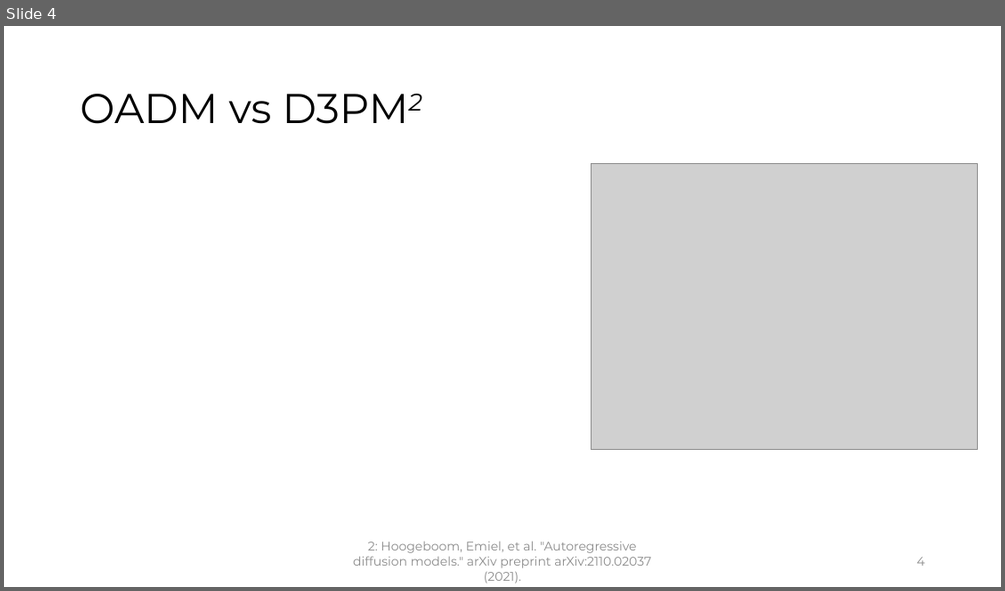
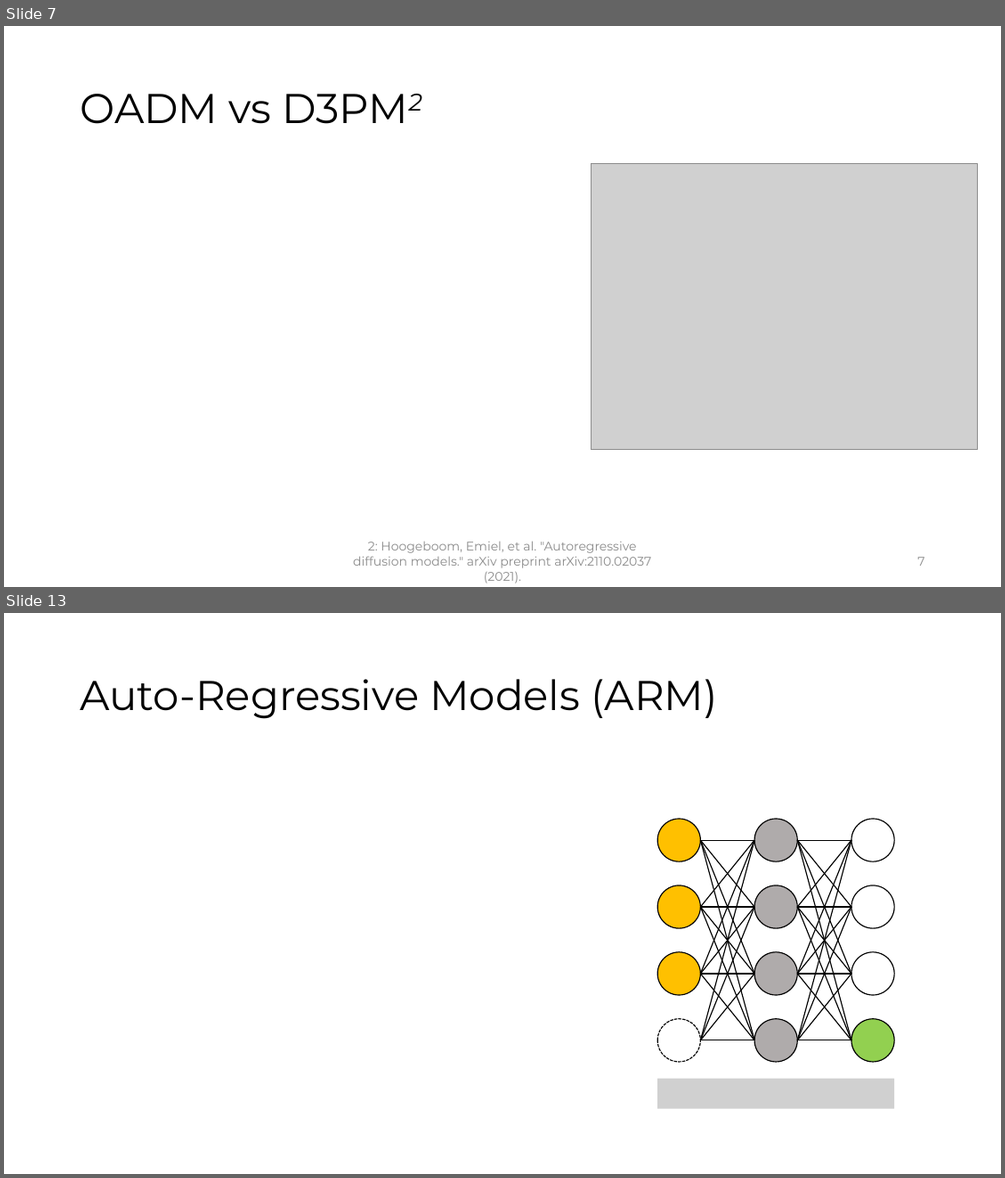
Before and after one commit to gadmiraal/Generative-AI-for-bio-molecule-design-notes, a slide deck: Master Thesis/Weekly updates/Weekly_Update_24.pptx. Shown one above the other, each under a label of ours: slide 4 before the commit, slides 7 and 13 after it; the slides between them are not shown. The pictures are 1005x591 and 1005x1178 pixels, drawn with LibreOffice and Linux fonts; fonts in the diff are those of the drawing; grey boxes stand for pictures. Boxes give left, top, right and bottom in pixels: in the first picture for what was removed or moved away, otherwise in the second. Text is boxed around its words. In the diff, an @@ line names an element or a change of style, - is before the commit and + after.

```diff
--- a/Master Thesis/Weekly updates/Weekly_Update_24.pptx
+++ b/Master Thesis/Weekly updates/Weekly_Update_24.pptx
@@ slide 13 added at (4, 613, 1001, 1174), background #FFFFFF @@
@@ title added at (80, 679, 717, 719), 40 pt, text #000000 @@
+Auto-Regressive Models (ARM)
@@ group added at (657, 819, 895, 1108): 32 lines, 12 ellipses, 1 picture @@
@@ what was slide 4 is now slide 7 @@
@@ page number at (917, 556, 924, 565): text changed @@
-4
+7
```
Also in this commit, not shown: 4 slides changed, 16 other slides added, 2 slides removed, 1 other file.
